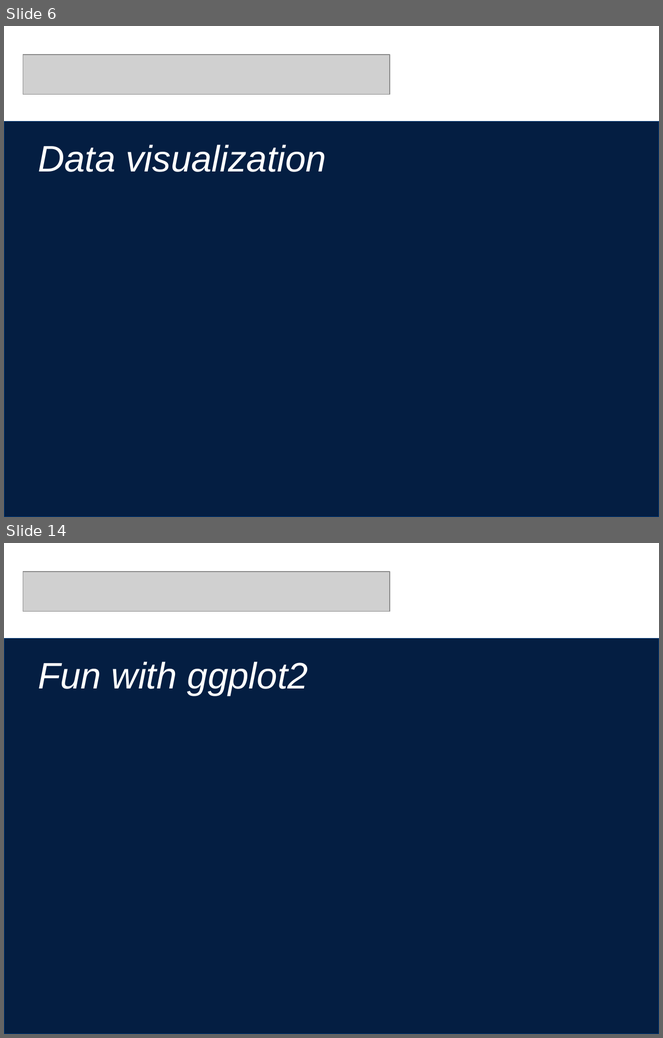
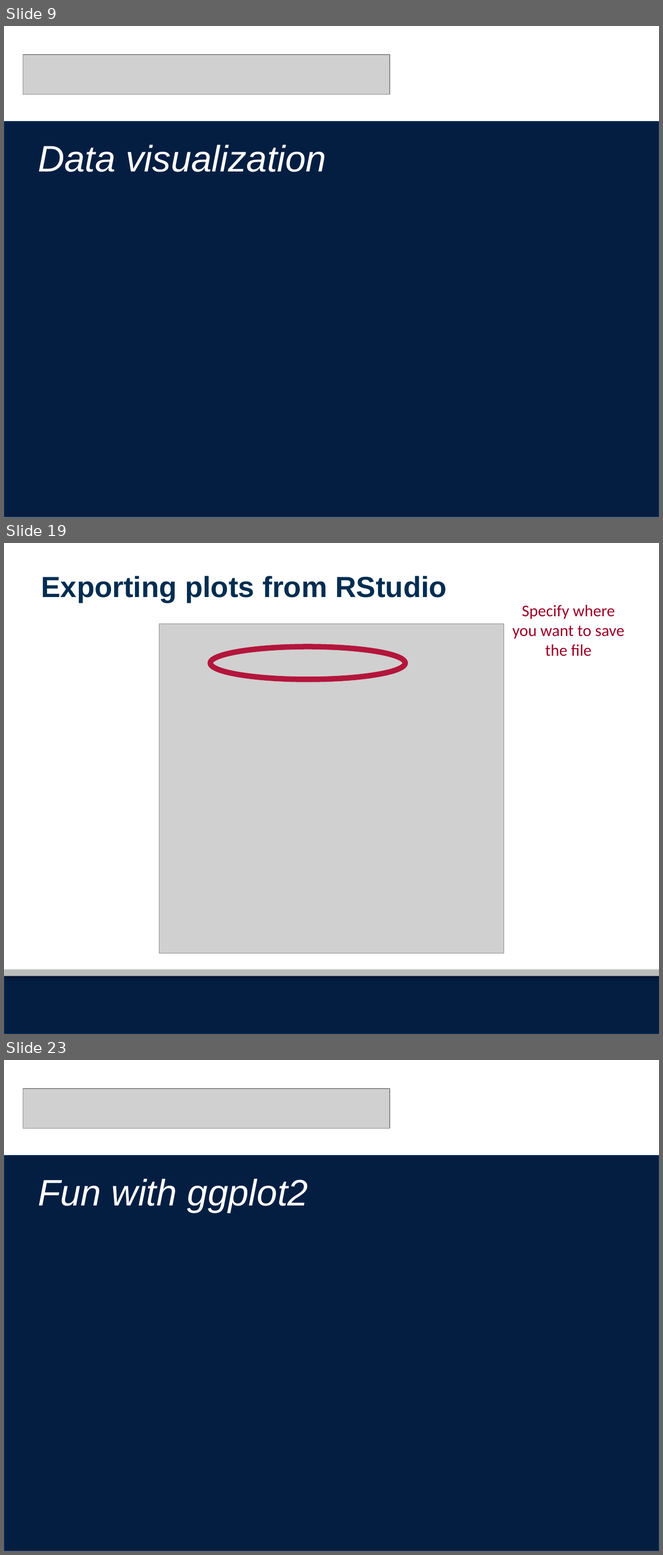
Before and after one commit to seaneff/data-science-basics-2023, a slide deck: day3/R Workshop Day 3 Slides.pptx. Shown one above the other, each under a label of ours: slides 6 and 14 before the commit, slides 9, 19 and 23 after it; the slides between them are not shown. The pictures are 663x1038 and 663x1555 pixels, drawn with LibreOffice and Linux fonts; fonts in the diff are those of the drawing; grey boxes stand for pictures; background and template pictures are left out. Boxes give left, top, right and bottom in pixels: in the first picture for what was removed or moved away, otherwise in the second. Text is boxed around its words. In the diff, an @@ line names an element or a change of style, - is before the commit and + after.

```diff
--- a/day3/R Workshop Day 3 Slides.pptx
+++ b/day3/R Workshop Day 3 Slides.pptx
@@ slide 19 added at [4, 543, 659, 1034], background #FFFFFF; not listed: 2 template elements that a slide beside it also shows @@
@@ text added at [41, 576, 447, 603], 32 pt, text #002D50, bold @@
+Exporting plots from RStudio
@@ text added at [513, 605, 624, 656], 18 pt, text #9A0026 @@
+Specify where you want to save the file
@@ picture added at [159, 624, 504, 954] @@
@@ ellipse added at [210, 646, 405, 679], outline #B4153B 6 pt @@
@@ what was slide 6 is now slide 9 @@
@@ what was slide 14 is now slide 23 @@
```
Also in this commit, not shown: 5 slides changed, 22 other slides added, 6 slides removed, 20 other files.
